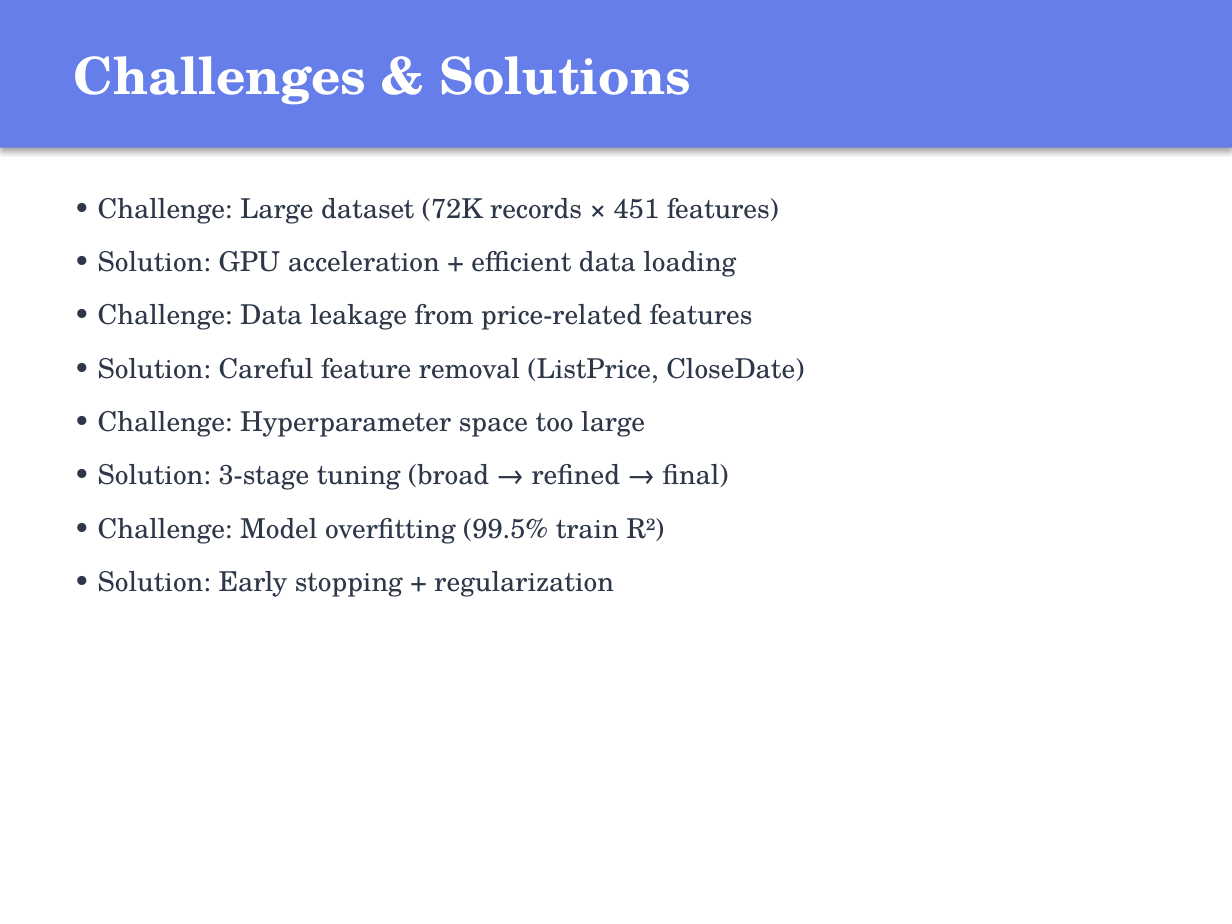
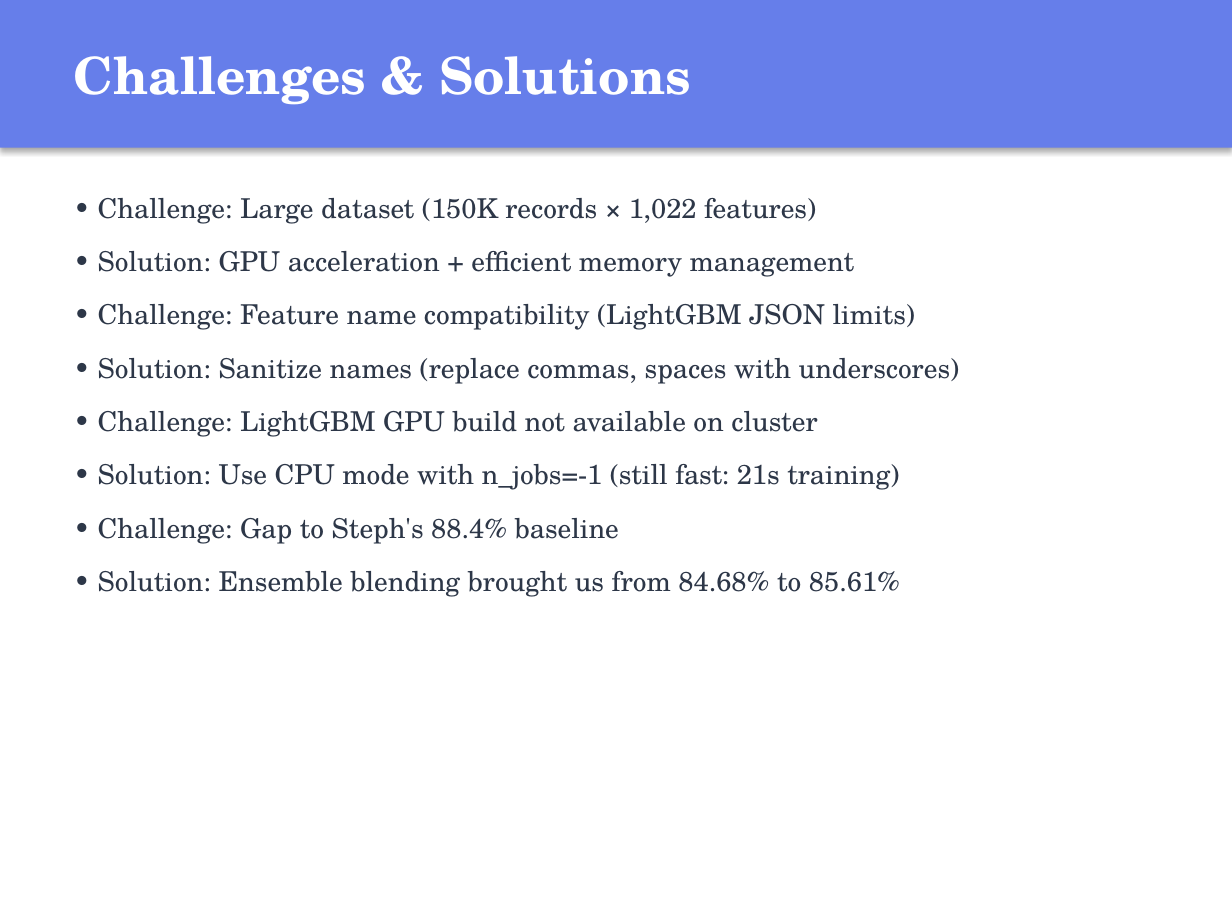
Before and after one commit to valle1306/home-price-prediction, a slide deck: slide 9 of Home_Price_Prediction_Presentation.pptx. Drawn at 1232x924 pixels with LibreOffice and Linux fonts; fonts in the diff are those of the drawing. Boxes give left, top, right and bottom in pixels: in the first picture for what was removed or moved away, otherwise in the second. Text is boxed around its words. In the diff, an @@ line names an element or a change of style, - is before the commit and + after.

Commit message:
Professional UI, advanced tuning scripts, 85.61% results, fixed predict page

```diff
--- a/Home_Price_Prediction_Presentation.pptx
+++ b/Home_Price_Prediction_Presentation.pptx
@@ text at bbox=[98, 198, 960, 597]: text changed @@
-• Challenge: Large dataset (72K records × 451 features)
-• Solution: GPU acceleration + efficient data loading
-• Challenge: Data leakage from price-related features
-• Solution: Careful feature removal (ListPrice, CloseDate)
-• Challenge: Hyperparameter space too large
-• Solution: 3-stage tuning (broad → refined → final)
-• Challenge: Model overfitting (99.5% train R²)
-• Solution: Early stopping + regularization
+• Challenge: Large dataset (150K records × 1,022 features)
+• Solution: GPU acceleration + efficient memory management
+• Challenge: Feature name compatibility (LightGBM JSON limits)
+• Solution: Sanitize names (replace commas, spaces with underscores)
+• Challenge: LightGBM GPU build not available on cluster
+• Solution: Use CPU mode with n_jobs=-1 (still fast: 21s training)
+• Challenge: Gap to Steph's 88.4% baseline
+• Solution: Ensemble blending brought us from 84.68% to 85.61%
```
Also in this commit, not shown: 9 other slides changed, 23 other files.
